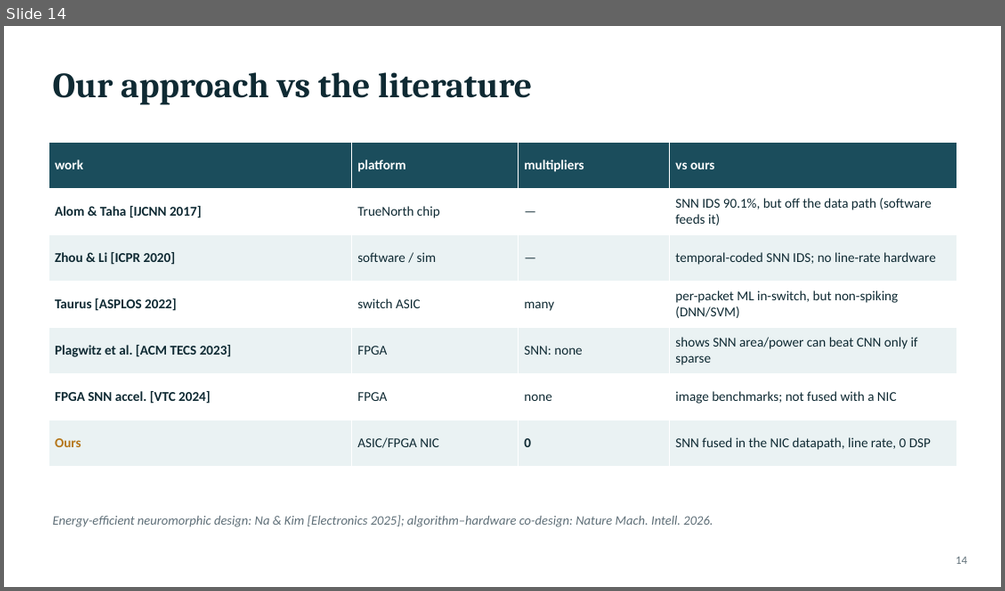
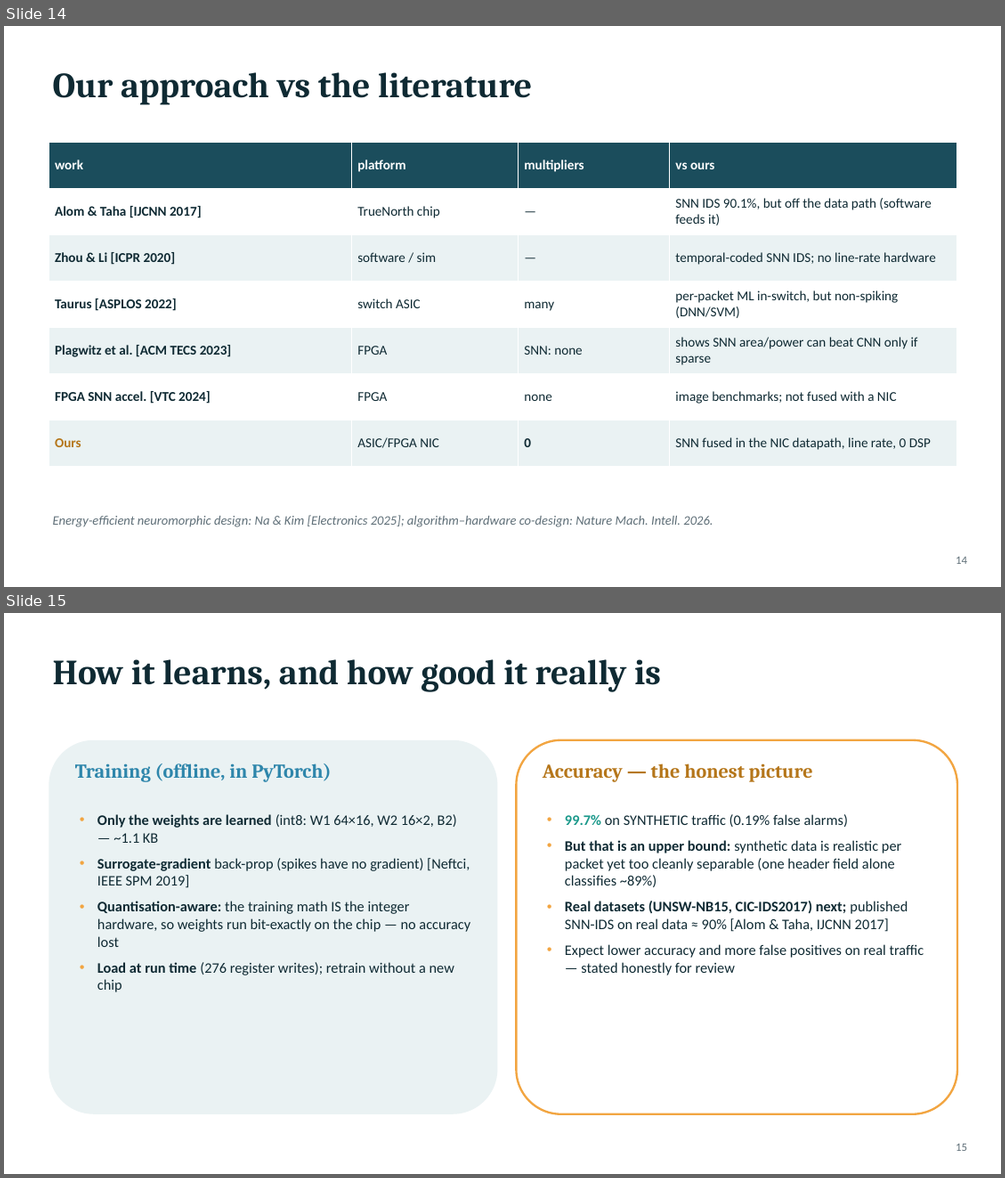
Before and after one commit to segfault610/SNN_based_network_packet_classifier, a slide deck: docs/SNN_Neuron_Review.pptx. Shown one above the other, each under a label of ours: slide 14 before the commit, slides 14 and 15 after it. The pictures are 1005x591 and 1005x1178 pixels, drawn with LibreOffice and Linux fonts; fonts in the diff are those of the drawing. Boxes give left, top, right and bottom in pixels: in the first picture for what was removed or moved away, otherwise in the second. Text is boxed around its words. In the diff, an @@ line names an element or a change of style, - is before the commit and + after.

```diff
--- a/docs/SNN_Neuron_Review.pptx
+++ b/docs/SNN_Neuron_Review.pptx
@@ slide 15 added at (4,613,1001,1174), background #FFFFFF @@
@@ text added at (53,659,661,692), 34 pt, text #0F2A33, bold @@
+How it learns, and how good it really is
@@ rounded rectangle added at (48,740,498,1114), fill #EAF2F3 @@
@@ rounded rectangle added at (517,740,957,1114), fill #FFFFFF, outline #F2A541 2 pt @@
@@ text added at (75,763,331,782), 19 pt, text #2E86AB, bold @@
+Training (offline, in PyTorch)
@@ text added at (542,763,813,782), 19 pt, text #B5761A, bold @@
+Accuracy — the honest picture
@@ text added at (97,814,470,992), 14 pt, text #0F2A33 @@
+• Only the weights are learned (int8: W1 64×16, W2 16×2, B2) — ~1.1 KB
+• Surrogate-gradient back-prop (spikes have no gradient) [Neftci, IEEE SPM 2019]
+• Quantisation-aware: the training math IS the integer hardware, so weights run bit-exactly on the chip — no accuracy lost
+• Load at run time (276 register writes); retrain without a new chip
@@ text added at (565,814,924,975), 14 pt, text #0F2A33 @@
+• 99.7% on SYNTHETIC traffic (0.19% false alarms)
+• But that is an upper bound: synthetic data is realistic per packet yet too cleanly separable (one header field alone classifies ~89%)
+• Real datasets (UNSW-NB15, CIC-IDS2017) next; published SNN-IDS on real data ≈ 90% [Alom & Taha, IJCNN 2017]
+• Expect lower accuracy and more false positives on real traffic — stated honestly for review
@@ text added at (955,1143,967,1151), 11 pt, text #5F6F78 @@
+15
```
Also in this commit, not shown: 2 slides changed, 9 other files.
